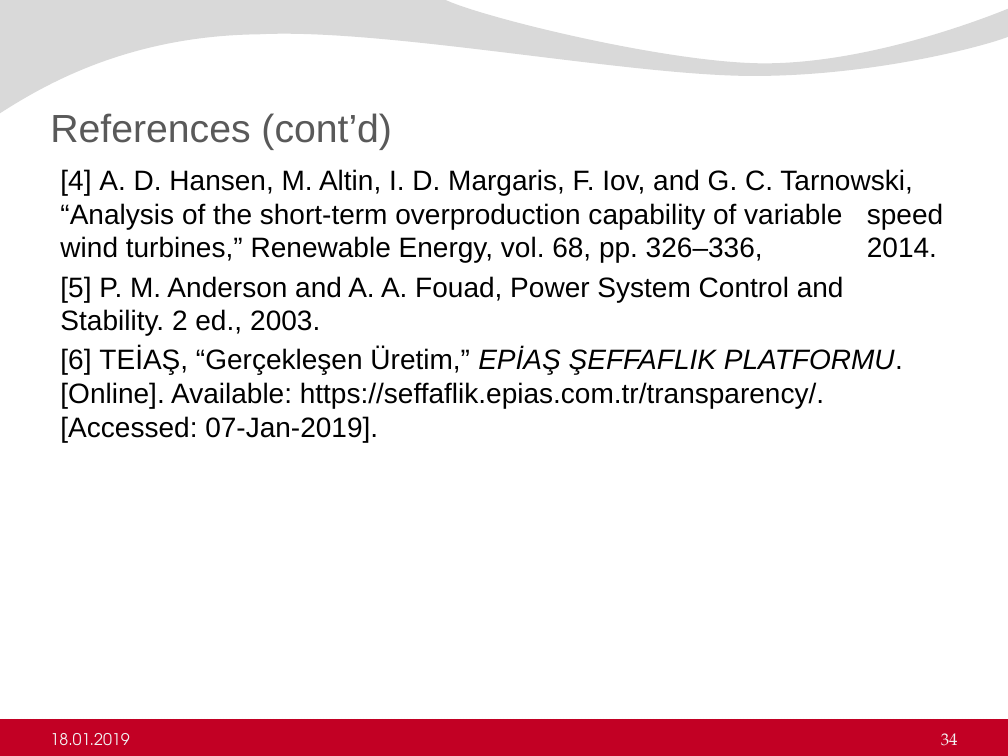
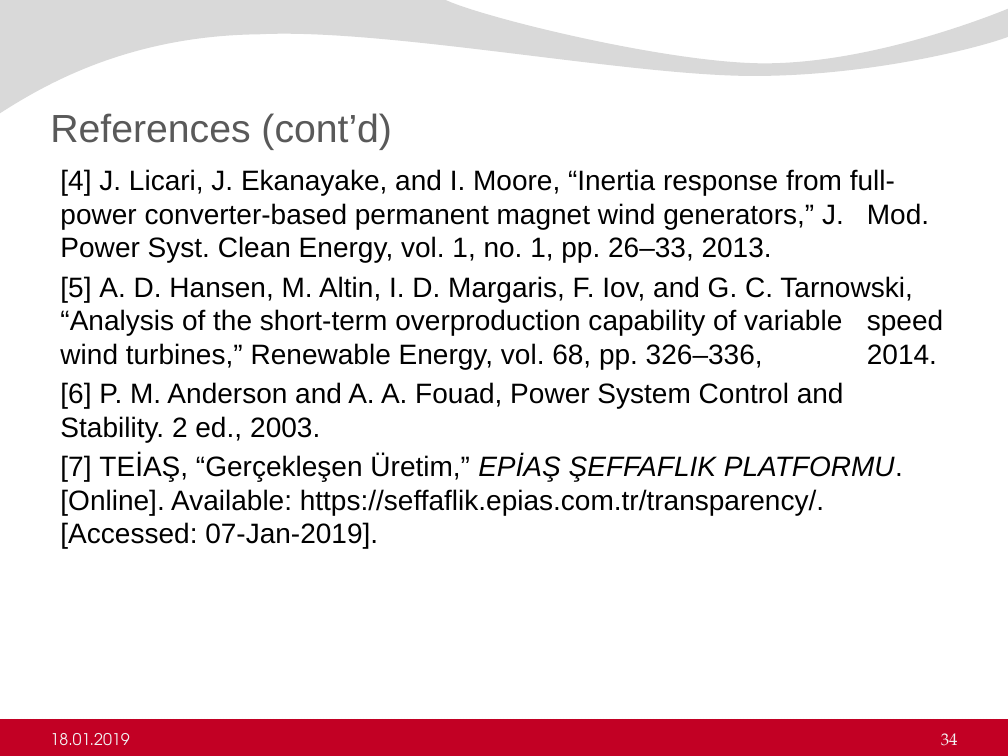
Before and after one commit to ErencanDuymaz/Research, a slide deck: slide 34 of Thesis/Thesis Defence/Erencan_Duymaz_thesis_defence.pptx. Drawn at 1008x756 pixels with LibreOffice and Linux fonts; fonts in the diff are those of the drawing; background and template pictures are left out. Boxes give left, top, right and bottom in pixels: in the first picture for what was removed or moved away, otherwise in the second. Text is boxed around its words. In the diff, an @@ line names an element or a change of style, - is before the commit and + after.

Commit message:
presentation is updated.

```diff
--- a/Thesis/Thesis Defence/Erencan_Duymaz_thesis_defence.pptx
+++ b/Thesis/Thesis Defence/Erencan_Duymaz_thesis_defence.pptx
@@ text at box(60, 169, 943, 548): text changed @@
-[4] A. D. Hansen, M. Altin, I. D. Margaris, F. Iov, and G. C. Tarnowski, “Analysis of the short-term overproduction capability of variable speed wind turbines,” Renewable Energy, vol. 68, pp. 326–336, 2014.
-[5] P. M. Anderson and A. A. Fouad, Power System Control and Stability. 2 ed., 2003.
-[6] TEİAŞ, “Gerçekleşen Üretim,” EPİAŞ ŞEFFAFLIK PLATFORMU. [Online]. Available: https://seffaflik.epias.com.tr/transparency/. [Accessed: 07-Jan-2019].
+[4] J. Licari, J. Ekanayake, and I. Moore, “Inertia response from full- power converter-based permanent magnet wind generators,” J. Mod. Power Syst. Clean Energy, vol. 1, no. 1, pp. 26–33, 2013.
+[5] A. D. Hansen, M. Altin, I. D. Margaris, F. Iov, and G. C. Tarnowski, “Analysis of the short-term overproduction capability of variable speed wind turbines,” Renewable Energy, vol. 68, pp. 326–336, 2014.
+[6] P. M. Anderson and A. A. Fouad, Power System Control and Stability. 2 ed., 2003.
+[7] TEİAŞ, “Gerçekleşen Üretim,” EPİAŞ ŞEFFAFLIK PLATFORMU. [Online]. Available: https://seffaflik.epias.com.tr/transparency/. [Accessed: 07-Jan-2019].
```
Also in this commit, not shown: 14 other slides changed, 1 slide added, 2 other files.
